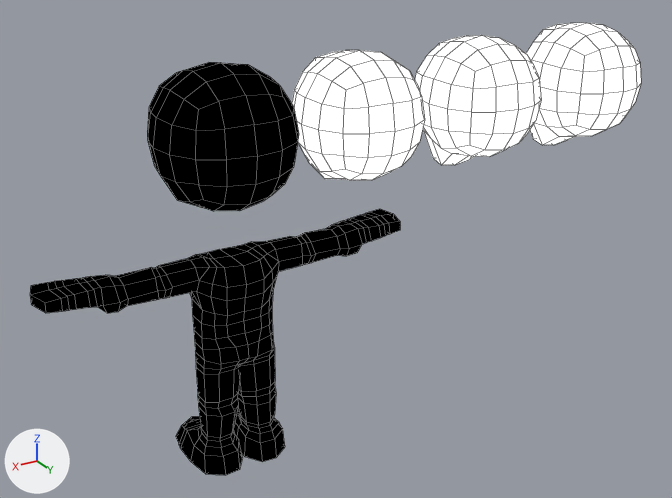
A saved change to the Blender file Models and art assets/MainGuyWTextures.blend.
Camera for both pictures: a 50 mm lens placed at (4.4, 9.98, 7.66), pointed at (-1.69, -0.16, 2.59). Arrows for +X, +Y and +Z are at lower left; the lights stay in place. Mesh edges are drawn as thin lines.

Names of what the first picture shows: 'BodyMale', 'Expression_Shout_Head', 'GigaChad_Head', 'Minger_to_normie_Head', 'Rizzler_RizzGod_Head'.
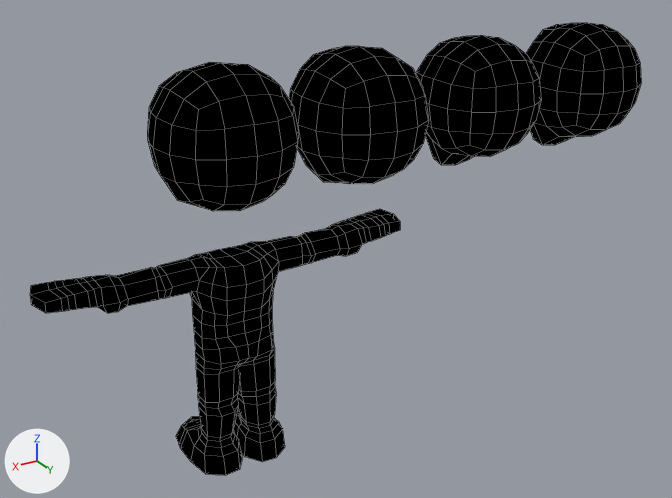
Where the change shows, as pixel boxes [x1, y1, x2, y2] in the pictures (672 x 498 px):
'Rizzler_RizzGod_Head', recoloured, modifiers changed (6% taller)
    before: [292, 50, 425, 180]
    after: [289, 46, 429, 184]
'GigaChad_Head', recoloured, modifiers changed (white to black)
    before: [415, 35, 541, 165]
    after: [416, 35, 541, 165]
'Expression_Shout_Head', recoloured, modifiers changed (white to black)
    both: [526, 23, 641, 145]

The change, as a diff of the scene's bpy script:
```diff
--- a/Models and art assets/MainGuyWTextures.blend.py
+++ b/Models and art assets/MainGuyWTextures.blend.py
@@ img_screamingheadtexture_jpg @@
+img_screamingheadtexture_jpg = load_image('ScreamingHeadTexture.jpg', 'Textures/Expression_Shout_Head Texture/ScreamingHeadTexture.jpg', 1024, 1024, 'sRGB')
@@ img_gigachadheadtex_jpg @@
+img_gigachadheadtex_jpg = load_image('GigaChadHeadTex.jpg', 'Textures/GigaChadHead Textures/GigaChadHeadTex.jpg', 1024, 1024, 'sRGB')
@@ img_rizzgod_headtex_jpg @@
+img_rizzgod_headtex_jpg = load_image('RizzGod_HeadTex.jpg', 'Textures/RizzGodHeadTexture/RizzGod_HeadTex.jpg', 1024, 1024, 'sRGB')
@@ mat_screaming @@
+mat_screaming = bpy.data.materials.new('Screaming')
+# colours: black #000000, white #ffffff
+# uses the picture img_screamingheadtexture_jpg
@@ mat_chad @@
+mat_chad = bpy.data.materials.new('Chad')
+# colours: black #000000, white #ffffff
+# uses the picture img_gigachadheadtex_jpg
@@ mat_rizzgod @@
+mat_rizzgod = bpy.data.materials.new('RizzGod')
+# colours: black #000000, white #ffffff
+# uses the picture img_rizzgod_headtex_jpg
@@ me_cube_001 @@
 me_cube_001.from_pydata(...)  # 98 vertices, 96 faces; spans x -0.84..0.84, y -0.77..0.84, z -0.98..0.84
-me_cube_001.materials.append(mat_bruhface)
+me_cube_001.materials.append(mat_rizzgod)
+me_cube_001.materials.append(mat_outline)  # black #000000
@@ me_cube_003 @@
 me_cube_003.from_pydata(...)  # 99 vertices, 98 faces; spans x -0.84..0.84, y -0.77..0.84, z -1.12..0.84
-me_cube_003.materials.append(mat_bruhface)
+me_cube_003.materials.append(mat_chad)
+me_cube_003.materials.append(mat_outline)  # black #000000
@@ me_cube_004 @@
 me_cube_004.from_pydata(...)  # 98 vertices, 96 faces; spans x -0.84..0.84, y -0.78..0.84, z -1.12..0.84
-me_cube_004.materials.append(mat_bruhface)
+me_cube_004.materials.append(mat_screaming)
+me_cube_004.materials.append(mat_outline)  # black #000000
@@ ob_rizzler_rizzgod_head @@
 ob_rizzler_rizzgod_head.location = (-1.89, 0.06, 4.5)
+_m = ob_rizzler_rizzgod_head.modifiers.new('Solidify', 'SOLIDIFY')
+_m.thickness = -0.05
+_m.material_offset = 1
+_m.use_rim = False
+_m.use_quality_normals = True
+_m.use_flip_normals = True
@@ ob_gigachad_head @@
 ob_gigachad_head.location = (-3.86, 0.06, 4.5)
+_m = ob_gigachad_head.modifiers.new('Solidify', 'SOLIDIFY')
+_m.thickness = 0.05
+_m.material_offset = 1
+_m.use_rim = False
+_m.use_quality_normals = True
+_m.use_flip_normals = True
@@ ob_expression_shout_head @@
 ob_expression_shout_head.location = (-5.81, 0.06, 4.5)
+_m = ob_expression_shout_head.modifiers.new('Solidify', 'SOLIDIFY')
+_m.thickness = 0.05
+_m.material_offset = 1
+_m.use_rim = False
+_m.use_quality_normals = True
+_m.use_flip_normals = True
```
